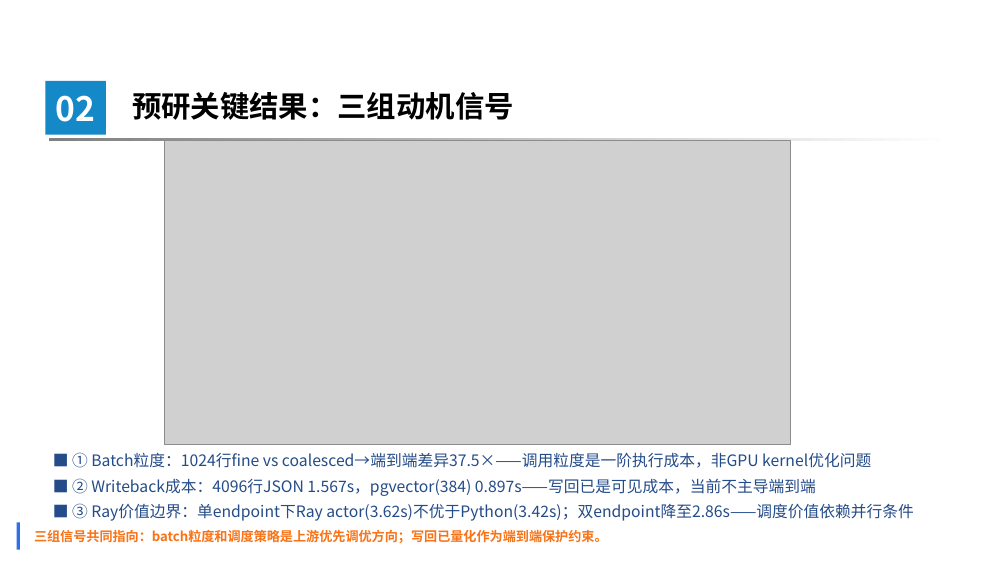
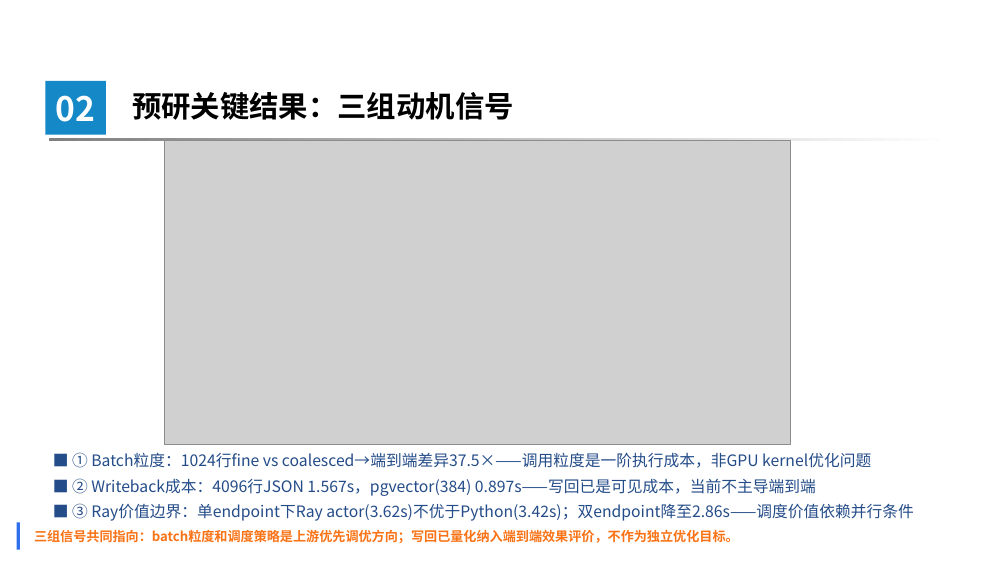
Before and after one commit to 3444374/ai-operator-execution-optimization, a slide deck: slide 8 of opening/slides/opening_defense_20260720_v5.pptx. Drawn at 1008x567 pixels with LibreOffice and Linux fonts; fonts in the diff are those of the drawing; grey boxes stand for pictures; background and template pictures are left out. Boxes give left, top, right and bottom in pixels: in the first picture for what was removed or moved away, otherwise in the second. Text is boxed around its words. In the diff, an @@ line names an element or a change of style, - is before the commit and + after.

Commit message:
refactor: cross_layer_method_framework 重构——写回降级为 guardrail，新增多模态泛化验证
- 第三张 workload 卡从 AI_FILTER/CLASSIFY 改为多模态图像理解
- 第三张策略卡从端到端验证：耦合与写回改为多模态泛化验证
- 删除独立写回卡片，降为两行 guardrail 注释
- 新增算子代价估计（补充讨论）注释
- 箭头改为线条+三角头
- 指标改为 GPU util + MFU 并存
- PPT 时间线第四阶段改为多模态泛化验证
- 画布 1000→880px

```diff
--- a/opening/slides/opening_defense_20260720_v5.pptx
+++ b/opening/slides/opening_defense_20260720_v5.pptx
@@ text at (x1=34, y1=529, x2=739, y2=543): text changed @@
-三组信号共同指向：batch粒度和调度策略是上游优先调优方向；写回已量化作为端到端保护约束。
+三组信号共同指向：batch粒度和调度策略是上游优先调优方向；写回已量化纳入端到端效果评价，不作为独立优化目标。
```
Also in this commit, not shown: 10 other slides changed, 3 slides added, 29 other files.
